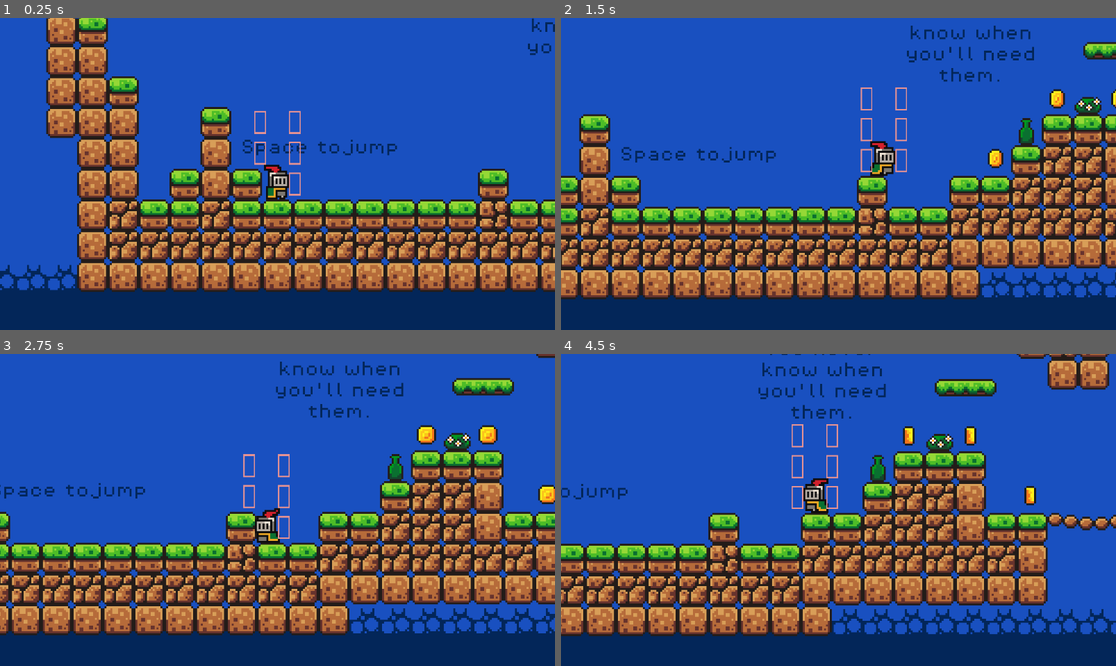
Above: before the commit, frames 1-4 (two rows, left to right).
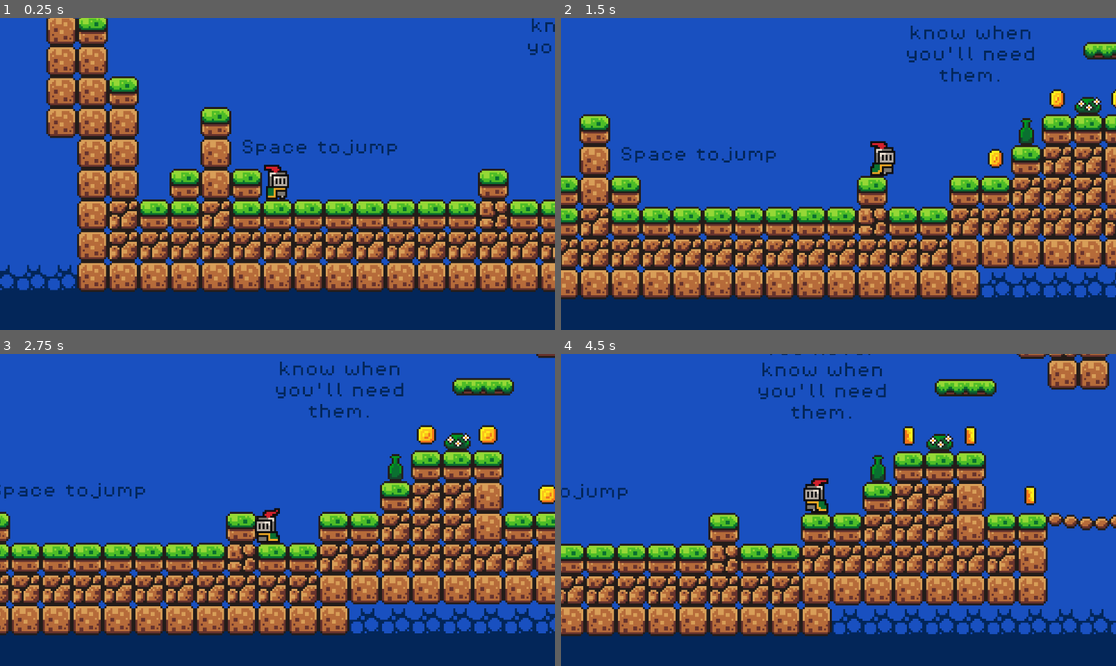
Above: after the commit, the same moments.

Repository: bdonet/FirstGameGodot
Game: Godot game, scene res://Scenes/game.tscn
Same seed, same stepped clock (60 frames per second), same inputs: the game is played once before the commit and once after it.
Inputs:
- Up to frame 1 (0.25 s): no input
- Up to frame 2 (1.5 s): hold Right (move_right) from 0.53 s (still down); tap C (climb) at 0.6, 1.35 s; tap Space (jump) at 0.77 s
- Up to frame 3 (2.75 s): tap Space (jump) at 1.52 s; release Right (move_right) at 2.03 s; hold Left (move_left) from 2.03 s (still down); tap C (climb) at 2.1 s
- Up to frame 4 (4.5 s): release Left (move_left) at 2.78 s; hold Right (move_right) 2.78-4.28 s; tap C (climb) at 2.85, 3.6, 4.35 s; tap Space (jump) at 3.02, 3.77 s; hold Left (move_left) from 4.28 s (still down)

The runs differ from the first frame. In frame 1, 0.3% of the frame differs, in the area x 45-55%, y 29-58%; in frame 2, 0.4%, in the area x 53-63%, y 22-50%; in frame 3, 0.3%; in frame 4, 0.4%.

Commit message:
Removed climbing collision display
Now that the climbing works well, there is no need to continue
displaying the collision boxes. I can always revert this commit if they
start acting up again.

Diff:
--- a/Scenes/collision_area.tscn
+++ b/Scenes/collision_area.tscn
@@ -1,7 +1,6 @@
-[gd_scene load_steps=4 format=3 uid="uid://cqvcnfqi5hyfn"]
+[gd_scene load_steps=3 format=3 uid="uid://cqvcnfqi5hyfn"]
 
 [ext_resource type="Script" path="res://Scripts/AreaLevel1Right.gd" id="1_v0fvf"]
-[ext_resource type="Texture2D" uid="uid://cgjcqvcupt4hb" path="res://Assets/sprites/climb_detector.png" id="2_ef5xm"]
 
 [sub_resource type="RectangleShape2D" id="RectangleShape2D_gp1h2"]
 size = Vector2(6, 12)
@@ -13,11 +12,5 @@
 [node name="CollisionBox" type="CollisionShape2D" parent="."]
 shape = SubResource("RectangleShape2D_gp1h2")
 
-[node name="CollisionDisplay" type="Sprite2D" parent="."]
-position = Vector2(2.25, 2)
-scale = Vector2(0.6, 0.857143)
-texture = ExtResource("2_ef5xm")
-offset = Vector2(-3.75, -2.33333)
-
 [connection signal="body_entered" from="." to="." method="_on_body_entered"]
 [connection signal="body_exited" from="." to="." method="_on_body_exited"]
--- a/Scripts/AreaLevel1Right.gd
+++ b/Scripts/AreaLevel1Right.gd
@@ -1,13 +1,10 @@
 extends Area2D
 
 var isColliding = false
-@onready var collision_display = $CollisionDisplay
 
 func _on_body_entered(body):
 	isColliding = true
-	$CollisionDisplay.visible = !isColliding
 
 
 func _on_body_exited(body):
 	isColliding = false
-	$CollisionDisplay.visible = !isColliding
